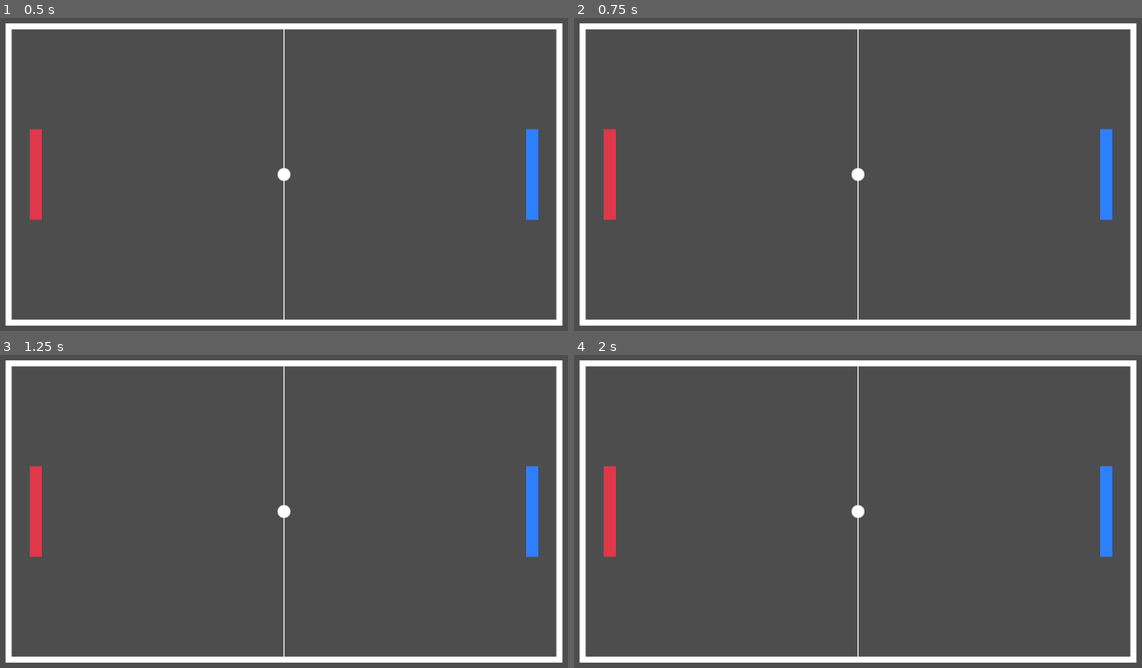
Above: before the commit, frames 1-4 (two rows, left to right).
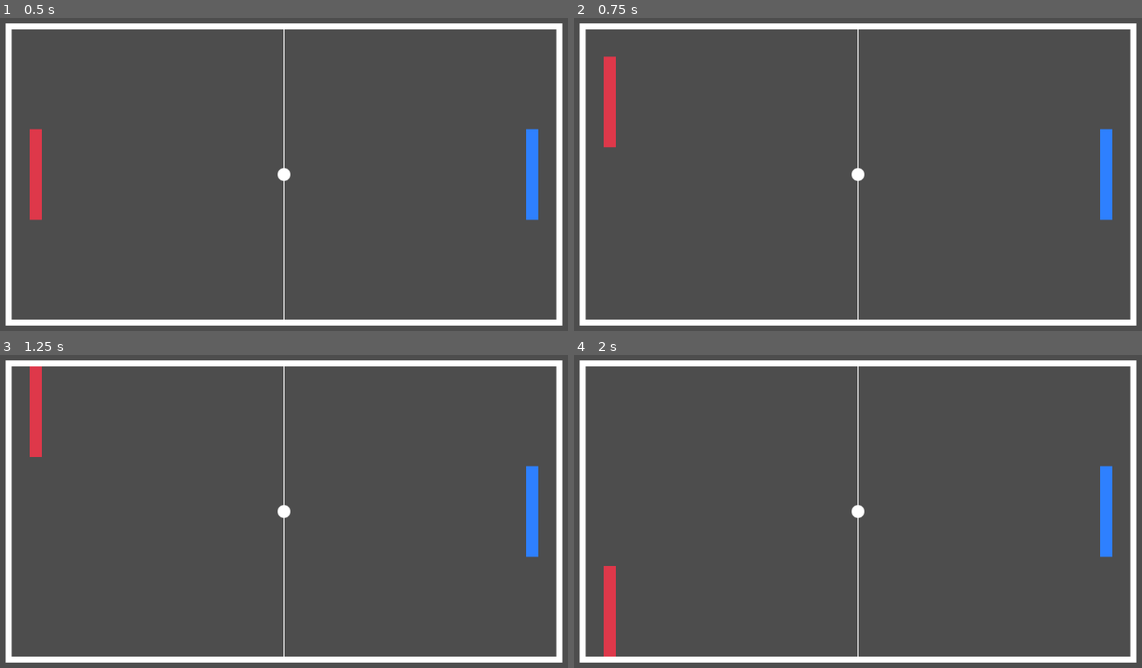
Above: after the commit, the same moments.

Repository: swashdev/redot-pong
Game: Godot game, scene res://main.tscn
The game is run twice, just before and just after one commit, with the same random seed, the same clock (stepped at 60 frames per second) and the same inputs.
Inputs:
- Up to frame 1 (0.5 s): no input
- Up to frame 2 (0.75 s): tap Enter at 0.5 s; hold Up (ui_up) from 0.53 s (still down)
- Up to frame 3 (1.25 s): keep holding Up (ui_up)
- Up to frame 4 (2 s): tap Space at 1.25 s; release Up (ui_up) at 1.28 s; hold Down (ui_down) from 1.28 s (still down)

Frame 1 is identical in both runs. In frame 2, 1.0% of the frame differs, in the area x 5-8%, y 12-65%; in frame 3, 1.3%, in the area x 5-8%, y 3-65%; in frame 4, 1.3%.

Commit message:
Initialize player movement.
The player 1 paddle will now move according to user input.  No other
movement has been implemented yet.

Diff:
--- /dev/null
+++ b/game.gd
@@ -0,0 +1,41 @@
+extends Node2D
+# A node controlling the playfield and game logic for Redot Pong.
+
+
+#region Constants
+
+const BASE_PADDLE_SPEED: float = 600.0
+
+#endregion Constants
+
+#region Child Nodes
+
+@onready var playfield = $Playfield
+@onready var ball = $Ball
+@onready var player_1 = $Player1Paddle
+@onready var player_2 = $Player2Paddle
+
+#endregion Child Nodes
+
+#region Mainloop
+
+func _process(delta: float) -> void:
+	var delta_pos: float
+	var movement: float = delta * BASE_PADDLE_SPEED
+
+	delta_pos = movement * Input.get_action_strength("ui_down")
+	delta_pos -= movement * Input.get_action_strength("ui_up")
+	move_paddle(player_1, delta_pos)
+
+
+# Moves the given `paddle` a given `delta_pos`.
+func move_paddle(paddle: RedotPongPaddle, delta_pos: float) -> void:
+	paddle.position.y += delta_pos
+
+	# Snap paddle to the playfield boundaries.
+	if paddle.top < playfield.top:
+		paddle.top = playfield.top
+	if paddle.bottom > playfield.bottom:
+		paddle.bottom = playfield.bottom
+
+#endregion Mainloop
--- a/main.tscn
+++ b/main.tscn
@@ -1,5 +1,6 @@
-[gd_scene load_steps=4 format=3 uid="uid://bdjqslatj4fqm"]
+[gd_scene load_steps=5 format=3 uid="uid://bdjqslatj4fqm"]
 
+[ext_resource type="Script" path="res://game.gd" id="1_1bvp3"]
 [ext_resource type="Script" path="res://rectangles/playfield.gd" id="1_h2yge"]
 [ext_resource type="Script" path="res://balls/ball.gd" id="2_1bvp3"]
 [ext_resource type="Script" path="res://rectangles/paddle.gd" id="3_lquwl"]
@@ -9,6 +10,7 @@
 
 [node name="Game" type="Node2D" parent="."]
 process_mode = 1
+script = ExtResource("1_1bvp3")
 
 [node name="Playfield" type="Node2D" parent="Game"]
 position = Vector2(576, 324)
